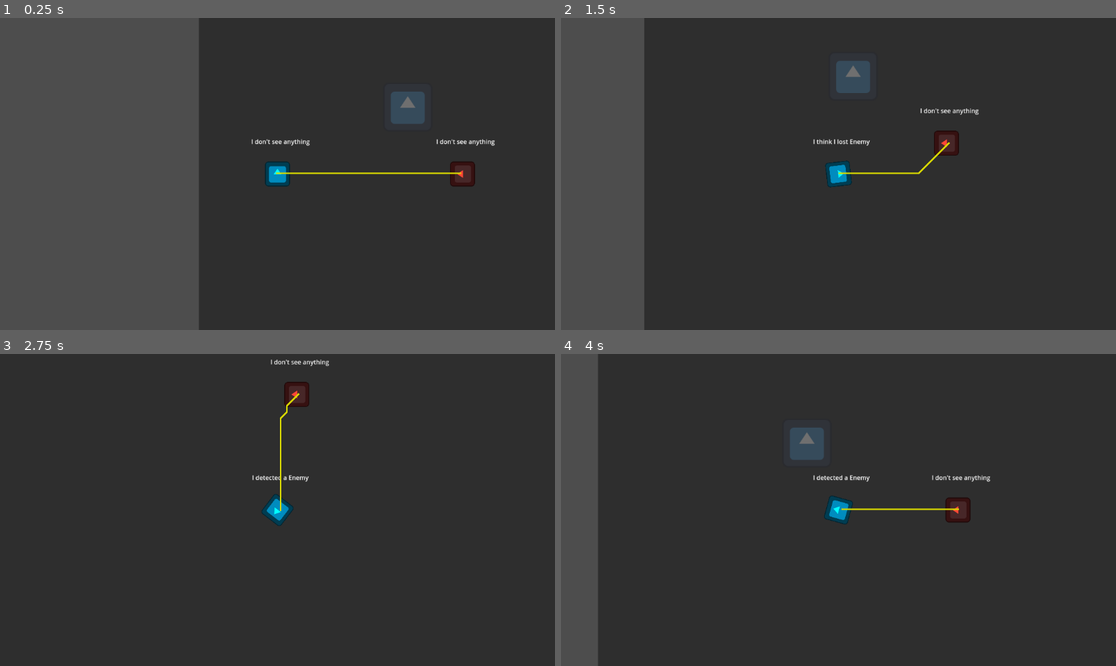
Above: before the commit, frames 1-4 (two rows, left to right).
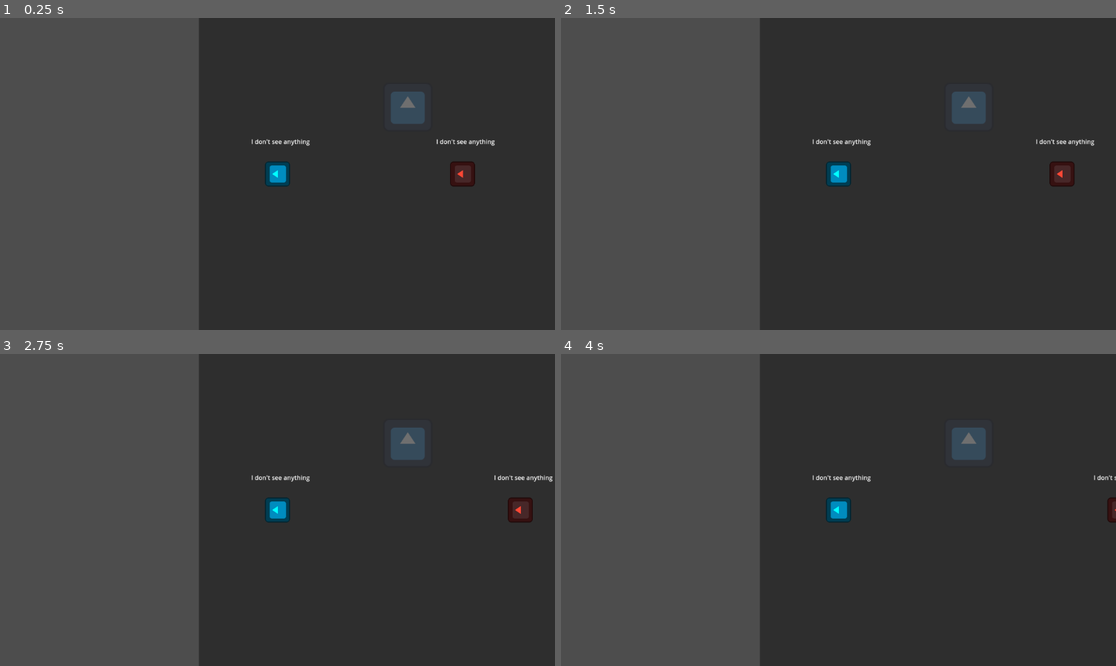
Above: after the commit, the same moments.

Repository: haladrias/godot_wild_jam_82_project
Game: Godot game, scene res://scenes/main.tscn
The game is run twice, just before and just after one commit, with the same random seed, the same clock (stepped at 60 frames per second) and the same inputs. The engine's default icon, where the game draws it, is replaced by a stand-in: a white triangle on a blue panel in a dark square.
Inputs (mouse positions are in pixels of both pictures, inside the frame that each line leads up to):
- Up to frame 1 (0.25 s): no input
- Up to frame 2 (1.5 s): tap Enter at 0.5 s; move the mouse to (960, 158) at 0.52 s; hold D (move_right) 0.53-1.28 s; hold Space (space_bar) 0.53-1.28 s; move the mouse to (727, 189) at 1.27 s; hold S (move_down) from 1.28 s (still down); tap Space (space_bar) at 1.35 s
- Up to frame 3 (2.75 s): move the mouse to (333, 441) at 2.02 s; release S (move_down) at 2.03 s; hold D (move_right) from 2.03 s (still down); hold Space (space_bar) from 2.03 s (still down)
- Up to frame 4 (4 s): move the mouse to (810, 572) at 2.77 s; release D (move_right) at 2.78 s; release Space (space_bar) at 2.78 s; hold W (move_up) 2.78-3.53 s; tap Space (space_bar) at 2.85 s; move the mouse to (1005, 556) at 3.52 s; hold A (move_left) from 3.53 s (still down); hold Space (space_bar) from 3.53 s (still down)

The runs differ from the first frame. In frame 1, 0.3% of the frame differs, in the area x 48-84%, y 47-53%; in frame 2, 23%; in frame 3, 38%, in the area x 0-100%, y 0-100%; in frame 4, 31%.
Error after the commit: Parse Error: Identifier "AilmentManager" not declared in the current scope. (res://scripts/movement_component.gd:10)

Commit message:
Remerge

Diff:
--- a/project.godot
+++ b/project.godot
@@ -67,6 +67,10 @@
 
 2d_physics/layer_7="PlayerDetection"
 2d_physics/layer_8="EnemyDetection"
+"deadzone": 0.2,
+"events": [Object(InputEventKey,"resource_local_to_scene":false,"resource_name":"","device":-1,"window_id":0,"alt_pressed":false,"shift_pressed":false,"ctrl_pressed":false,"meta_pressed":false,"pressed":false,"keycode":0,"physical_keycode":70,"key_label":0,"unicode":102,"location":0,"echo":false,"script":null)
+]
+}
 
 [rendering]
 
--- a/scenes/enemy.tscn
+++ b/scenes/enemy.tscn
@@ -6,6 +6,7 @@
 [ext_resource type="PackedScene" uid="uid://d0hnxsi4dimdg" path="res://scenes/movement_component.tscn" id="4_ujyba"]
 [ext_resource type="PackedScene" uid="uid://bwyv3npu3jfpg" path="res://scenes/detection_component.tscn" id="5_ujyba"]
 [ext_resource type="PackedScene" uid="uid://cdyf7vl48rwk4" path="res://scenes/pathfinding.tscn" id="6_xwavj"]
+[ext_resource type="PackedScene" uid="uid://doc5grjj7khox" path="res://scenes/slow.tscn" id="6_xwavj"]
 
 [sub_resource type="RectangleShape2D" id="RectangleShape2D_h0i82"]
 size = Vector2(64, 64)
--- /dev/null
+++ b/scenes/interacating_component.tscn
@@ -0,0 +1,31 @@
+[gd_scene load_steps=3 format=3 uid="uid://ik61dyrc0h0m"]
+
+[ext_resource type="Script" uid="uid://jb4kk48085o1" path="res://scripts/interacating_component.gd" id="1_4da8r"]
+
+[sub_resource type="CircleShape2D" id="CircleShape2D_3uhqq"]
+radius = 53.0848
+
+[node name="interacatingComponent" type="Node2D"]
+position = Vector2(413, 211)
+script = ExtResource("1_4da8r")
+
+[node name="Area2D" type="Area2D" parent="."]
+collision_layer = 0
+
+[node name="CollisionShape2D" type="CollisionShape2D" parent="Area2D"]
+shape = SubResource("CircleShape2D_3uhqq")
+
+[node name="Label" type="Label" parent="."]
+anchors_preset = -1
+anchor_right = 0.5
+anchor_bottom = 0.5
+offset_left = -45.0
+offset_top = -88.0
+offset_right = 50.0
+offset_bottom = -56.0
+grow_horizontal = 2
+grow_vertical = 2
+text = "e to interact"
+
+[connection signal="area_entered" from="Area2D" to="." method="_on_area_2d_area_entered"]
+[connection signal="area_exited" from="Area2D" to="." method="_on_area_2d_area_exited"]
--- /dev/null
+++ b/scenes/interactable.tscn
@@ -0,0 +1,9 @@
+[gd_scene load_steps=2 format=3 uid="uid://chachoc7wo5dr"]
+
+[ext_resource type="Script" uid="uid://e7hsf45ke0u7" path="res://scripts/interactable.gd" id="1_56v82"]
+
+[node name="interactable" type="Area2D"]
+script = ExtResource("1_56v82")
+
+[connection signal="area_entered" from="." to="." method="_on_area_entered"]
+[connection signal="area_exited" from="." to="." method="_on_area_exited"]
--- /dev/null
+++ b/scenes/interaction_testing.tscn
@@ -0,0 +1,20 @@
+[gd_scene load_steps=4 format=3 uid="uid://cjeu5kbyo5vwk"]
+
+[ext_resource type="PackedScene" uid="uid://w2tfl263uj6t" path="res://scenes/slow_area.tscn" id="2_iuir6"]
+[ext_resource type="PackedScene" uid="uid://cglaqk4lp80eb" path="res://scenes/temp_player.tscn" id="3_5v6yl"]
+
+[sub_resource type="CircleShape2D" id="CircleShape2D_iuir6"]
+radius = 173.026
+
+[node name="interaction_testing" type="Node2D"]
+
+[node name="TempPlayer" parent="." instance=ExtResource("3_5v6yl")]
+position = Vector2(186, 363)
+
+[node name="slow_area" parent="." instance=ExtResource("2_iuir6")]
+position = Vector2(389, 26)
+target = 1
+
+[node name="CollisionShape2D" type="CollisionShape2D" parent="slow_area"]
+position = Vector2(106, 214)
+shape = SubResource("CircleShape2D_iuir6")
--- /dev/null
+++ b/scenes/slow.tscn
@@ -0,0 +1,9 @@
+[gd_scene load_steps=2 format=3 uid="uid://doc5grjj7khox"]
+
+[ext_resource type="Script" uid="uid://bh2o721dpxo7d" path="res://scripts/slow.gd" id="1_4qhwf"]
+
+[node name="Node2D" type="Area2D"]
+script = ExtResource("1_4qhwf")
+
+[connection signal="area_entered" from="." to="." method="_on_area_entered"]
+[connection signal="area_exited" from="." to="." method="_on_area_exited"]
--- /dev/null
+++ b/scenes/slow_area.tscn
@@ -0,0 +1,10 @@
+[gd_scene load_steps=2 format=3 uid="uid://w2tfl263uj6t"]
+
+[ext_resource type="Script" uid="uid://be6livlb1ibv6" path="res://scripts/slow_area.gd" id="1_fesha"]
+
+[node name="slow_area" type="Area2D"]
+script = ExtResource("1_fesha")
+status_ailment = 2
+
+[connection signal="body_entered" from="." to="." method="_on_area_2d_body_entered"]
+[connection signal="body_exited" from="." to="." method="_on_area_2d_area_exited"]
--- /dev/null
+++ b/scripts/AilmentManager.gd
@@ -0,0 +1,8 @@
+extends Node
+
+signal entered
+signal exited
+
+
+var ailment: int
+var target : int
--- /dev/null
+++ b/scripts/interacating_component.gd
@@ -0,0 +1,41 @@
+extends Node2D
+
+@onready var player = get_tree().get_first_node_in_group("Player")
+@onready var label: Label = $Label
+
+const base_text = "[E to]"
+
+var active_aras = []
+var can_interact :bool = true
+
+func register_arae(area: interactable):
+	active_aras.push_back(area)
+
+func unregister_area(area: interactable):
+	var index = active_aras.find(area)
+	if index != 1:
+		active_aras.remove_at(index)
+
+# NOT WORKING!!
+func _process(delta: float) -> void:
+	if active_aras.size() > 0 && can_interact:
+		active_aras.sort_custom(_sort_b_distance)
+		label.text = base_text + active_aras[0]
+		label.show()
+	else:
+		label.hide()
+
+func _sort_b_distance(area1, area2):
+	var area1_to_player = player.global_position.distance_to(area1.global_position)
+	var area2_to_player = player.global_position.distance_to(area2.global_position)
+	return area1_to_player < area2_to_player
+
+func input(event: InputEvent):
+	if event.is_action_pressed("test"):
+		if active_aras.size() > 0:
+			can_interact = false
+			label.hide()
+
+			await  active_aras[0].interact.call()
+
+			can_interact = true
--- /dev/null
+++ b/scripts/interactable.gd
@@ -0,0 +1,21 @@
+extends Area2D
+class_name interactable
+
+
+@export var interact_name : String = ""
+@export var is_interactable : bool = true
+
+var interactable : Callable = func():
+	pass
+
+
+
+
+func _on_area_entered(area: Area2D) -> void:
+
+	pass
+
+
+func _on_area_exited(area: Area2D) -> void:
+
+	pass
--- a/scripts/movement_component.gd
+++ b/scripts/movement_component.gd
@@ -2,8 +2,67 @@
 class_name MovementComponent
 @export_subgroup("Movement Settings")
 @export var speed: int = 400
+@export var amt_to_slow : int = 200.0
+@export var parent : CharacterBody2D
 
+
+func _ready() -> void:
+	AilmentManager.entered.connect(apply_status_effect)
+	AilmentManager.exited.connect(remove_status_effect)
 
 func handle_movement(body: CharacterBody2D, direction: Vector2):
 	body.velocity = direction.normalized() * speed
 	direction = body.velocity
+
+
+func apply_status_effect()-> void:
+	#if AilmentManager.ailment == 1:
+		#_slow()
+	#elif AilmentManager.ailment == 2:
+		#_stun()
+		#remove_status_effect()
+
+	match AilmentManager.target:
+		1:#PLAYER
+			if parent.is_in_group("Player"):
+				if AilmentManager.ailment == 1:
+					_slow()
+				elif AilmentManager.ailment == 2:
+					_stun()
+					remove_status_effect()
+		2:#ENEMY
+			if parent.is_in_group("Enemy"):
+				if AilmentManager.ailment == 1:
+					_slow()
+				elif AilmentManager.ailment == 2:
+					_stun()
+					remove_status_effect()
+		_:
+			print("target out of scope")
+
+
+func remove_status_effect() -> void:
+	if AilmentManager.ailment == 1:
+		speed = 400
+	elif AilmentManager.ailment == 2:
+		await get_tree().create_timer(3).timeout
+		speed = 400
+		for c in parent.get_children():
+			if c is CollisionShape2D:
+				c.disabled = false
+				print("enabled ailment")
+
+func _slow() -> void:
+	speed -= amt_to_slow
+	pass
+
+func _stun() -> void:
+	await get_tree().create_timer(0.5).timeout
+	speed = 0
+
+	for c in parent.get_children():
+		if c is CollisionShape2D:
+			c.disabled = true
+			print("disabled")
+
+	pass
--- /dev/null
+++ b/scripts/slow.gd
@@ -0,0 +1,64 @@
+extends Area2D
+class_name Slow
+
+var max_time : float = 3.0
+var _timer : float = 3.0
+var parent : CharacterBody2D
+var ailment_active : bool = false
+
+@export var slowed  = 0.5
+@export var normal_speed = 400
+@export var movement : Node2D
+
+func _ready() -> void:
+	parent = get_parent()
+
+	pass
+
+func _process(_delta: float) -> void:
+	if ailment_active == false:
+		return
+	if _timer <= 0:
+		remove_stun()
+		return
+	_timer -= _delta
+
+	print(_timer)
+
+func apply_slow() -> void:
+	if movement.speed <= 200:
+		return
+	movement.speed -= 200
+	#ailment_active = true
+	print("slowed")
+	pass
+
+func apply_stun()-> void:
+	movement.speed = 0
+	ailment_active = true
+
+func remove() -> void:
+	movement.speed = normal_speed
+
+	ailment_active = false
+	print("slow removed")
+	pass
+
+func remove_stun() -> void:
+	movement.speed = normal_speed
+	_timer = max_time
+	ailment_active = false
+	pass
+
+func _on_area_entered(area: slow_zone) -> void:
+	if area is slow_zone:
+		if AilmentManager.ailment == 1:
+			apply_slow()
+		elif AilmentManager.ailment == 2:
+			await get_tree().create_timer(0.5).timeout
+			apply_stun()
+
+
+func _on_area_exited(_area: slow_zone) -> void:
+	if _area is slow_zone:
+		remove()
--- /dev/null
+++ b/scripts/slow_area.gd
@@ -0,0 +1,23 @@
+extends Area2D
+class_name slow_zone
+
+@export_category("ailment and target")
+@export var status_ailment : int = 1
+@export var target : int#1 is player, 2 is enemy
+
+func _ready() -> void:
+	AilmentManager.ailment = status_ailment
+	AilmentManager.target = target
+	#pass
+#
+func _on_area_2d_body_entered(body: CharacterBody2D) -> void:
+	if body. is_in_group("Player"):
+		AilmentManager.entered.emit()
+		print("entered")
+	pass
+
+
+func _on_area_2d_area_exited(body : CharacterBody2D) -> void:
+	if body.is_in_group("Player"):
+		AilmentManager.exited.emit()
+	pass
Not shown, added: scripts/AilmentManager.gd.uid
Not shown, added: scripts/interacating_component.gd.uid
Not shown, added: scripts/interactable.gd.uid
Not shown, added: scripts/slow.gd.uid
Not shown, added: scripts/slow_area.gd.uid
